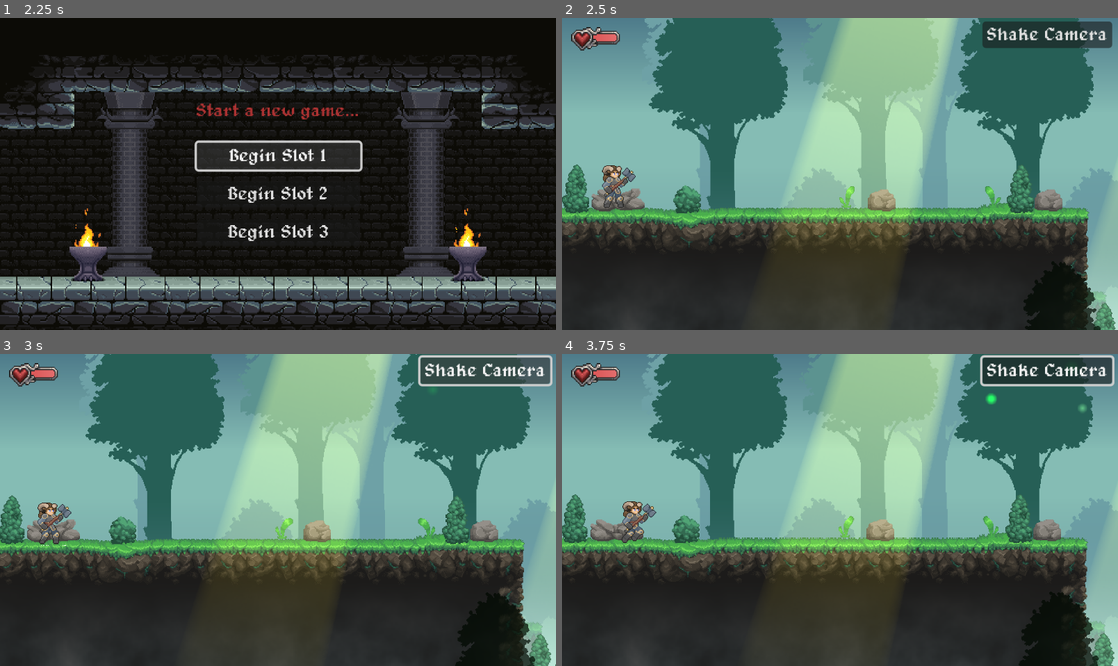
Above: before the commit, frames 1-4 (two rows, left to right).
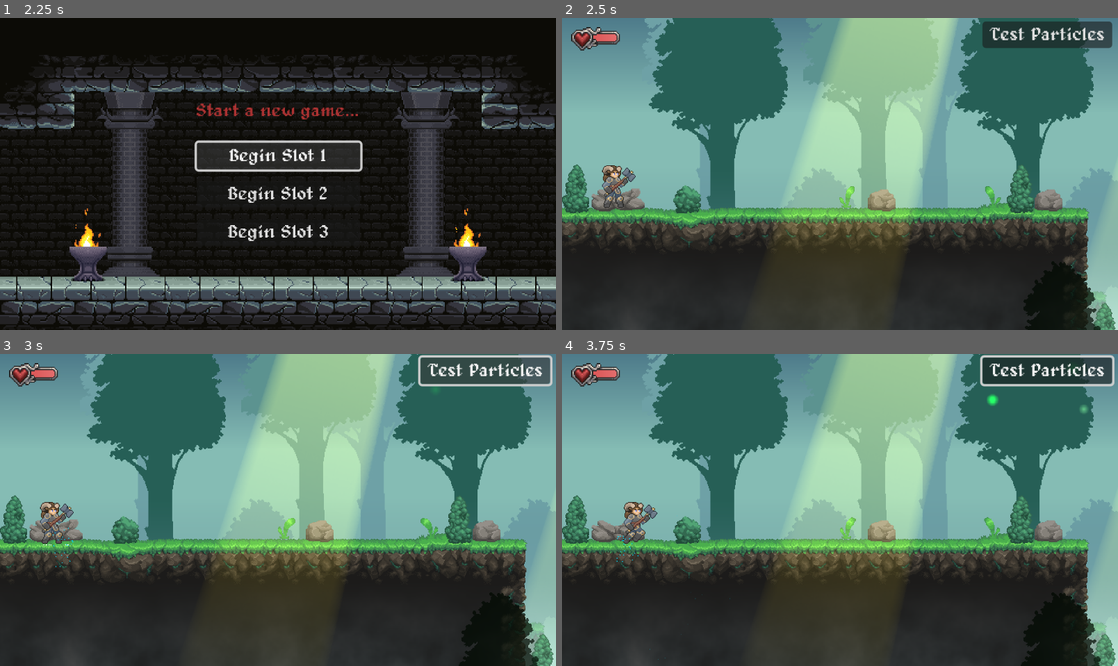
Above: after the commit, the same moments.

Repository: Wittyusername34/metroidvania-forge
Game: Godot game, scene res://title screen/title_screen.tscn
Two runs of this game, one before a commit and one after it. Both use one fixed random seed, a clock stepped at 60 frames per second and the inputs below.
Inputs (mouse positions are in pixels of both pictures, inside the frame that each line leads up to):
- Up to frame 1 (2.25 s): click "Shake Camera" (after the commit: "Test Particles") at 0.5 s; click "New Game" at 1.25 s; click "Begin Slot 1" at 2 s
- Up to frame 2 (2.5 s): no input
- Up to frame 3 (3 s): click "Shake Camera" (after the commit: "Test Particles") at 2.75 s
- Up to frame 4 (3.75 s): tap Enter at 3.5 s; move the mouse to (962, 494) at 3.52 s; hold Right (right) from 3.53 s (still down); hold S (action) from 3.53 s (still down); click (962, 494) at 3.67 s

Frame 1 is identical in both runs. In frame 2, 0.5% of the frame differs, in the area x 76-98%, y 3-8%; in frame 3, 6.8%, in the area x 0-100%, y 0-100%; in frame 4, 5.9%.

Commit message:
Progress CH 04 EP 02
Progress made following episode 2, chapter 4 of the metroidvania forge tutorial.

Diff:
--- a/00_global/player_hud/player_hud.tscn
+++ b/00_global/player_hud/player_hud.tscn
@@ -1,7 +1,8 @@
-[gd_scene load_steps=8 format=3 uid="uid://b23jjjl55rlpk"]
+[gd_scene load_steps=9 format=3 uid="uid://b23jjjl55rlpk"]
 
 [ext_resource type="Texture2D" uid="uid://evu8scigiprw" path="res://00_global/player_hud/health_bar_frame.png" id="1_hv14i"]
 [ext_resource type="Script" uid="uid://bwm71goo4gm1t" path="res://00_global/player_hud/player_hud.gd" id="1_vb1bs"]
+[ext_resource type="Resource" uid="uid://b04r0mjwn3x0r" path="res://00_global/visual_effects/hit_particle_settings/hit_magic_blue.tres" id="3_26715"]
 
 [sub_resource type="Gradient" id="Gradient_p3j8y"]
 colors = PackedColorArray(0, 0, 0, 1, 0, 0, 0, 1)
@@ -19,7 +20,7 @@
 [sub_resource type="GDScript" id="GDScript_vb1bs"]
 script/source = "extends Button
 
-
+@export var particle_settings : HitParticleSettings
 
 func _ready() -> void:
 	pressed.connect( _on_pressed )
@@ -27,8 +28,8 @@
 
 
 func _on_pressed() -> void:
-
-	VisualEffects.camera_shake( 10.0 )
+	var pos : Vector2 = get_tree().get_first_node_in_group( \"Player\" ).global_position
+	VisualEffects.hit_particles( pos, Vector2(1, 0), particle_settings )
 	pass
 "
 
@@ -88,5 +89,6 @@
 offset_top = 3.0
 offset_right = 475.0
 offset_bottom = 26.0
-text = "Shake Camera"
+text = "Test Particles"
 script = SubResource("GDScript_vb1bs")
+particle_settings = ExtResource("3_26715")
--- /dev/null
+++ b/00_global/visual_effects/hit_particle_settings.gd
@@ -0,0 +1,6 @@
+class_name HitParticleSettings extends Resource
+
+
+@export var count : int = 8
+@export var color : Color = Color.WHITE
+@export var texture : Texture2D
--- /dev/null
+++ b/00_global/visual_effects/hit_particle_settings/hit_magic_blue.tres
@@ -0,0 +1,9 @@
+[gd_resource type="Resource" script_class="HitParticleSettings" load_steps=2 format=3 uid="uid://b04r0mjwn3x0r"]
+
+[ext_resource type="Script" uid="uid://c07gr7xtt75fd" path="res://00_global/visual_effects/hit_particle_settings.gd" id="1_avoea"]
+
+[resource]
+script = ExtResource("1_avoea")
+count = 25
+color = Color(0, 0.8810417, 1.661583, 1)
+metadata/_custom_type_script = "uid://c07gr7xtt75fd"
--- /dev/null
+++ b/00_global/visual_effects/hit_particle_settings/hit_wood_large.tres
@@ -0,0 +1,13 @@
+[gd_resource type="Resource" script_class="HitParticleSettings" load_steps=4 format=3 uid="uid://d3ro3ca8qycyr"]
+
+[ext_resource type="Script" uid="uid://c07gr7xtt75fd" path="res://00_global/visual_effects/hit_particle_settings.gd" id="1_2e6ai"]
+[ext_resource type="Texture2D" uid="uid://dpm5huqp2lu0n" path="res://general/sprites/props_destructible.png" id="2_8symg"]
+
+[sub_resource type="AtlasTexture" id="AtlasTexture_4jtec"]
+atlas = ExtResource("2_8symg")
+region = Rect2(111, 6, 8, 11)
+
+[resource]
+script = ExtResource("1_2e6ai")
+texture = SubResource("AtlasTexture_4jtec")
+metadata/_custom_type_script = "uid://c07gr7xtt75fd"
--- /dev/null
+++ b/00_global/visual_effects/hit_particle_settings/hit_wood_medium.tres
@@ -0,0 +1,14 @@
+[gd_resource type="Resource" script_class="HitParticleSettings" load_steps=4 format=3 uid="uid://d148cbaa4hl20"]
+
+[ext_resource type="Script" uid="uid://c07gr7xtt75fd" path="res://00_global/visual_effects/hit_particle_settings.gd" id="1_7tl3r"]
+[ext_resource type="Texture2D" uid="uid://dpm5huqp2lu0n" path="res://general/sprites/props_destructible.png" id="2_v8i6q"]
+
+[sub_resource type="AtlasTexture" id="AtlasTexture_4jtec"]
+atlas = ExtResource("2_v8i6q")
+region = Rect2(119, 11, 6, 6)
+
+[resource]
+script = ExtResource("1_7tl3r")
+count = 12
+texture = SubResource("AtlasTexture_4jtec")
+metadata/_custom_type_script = "uid://c07gr7xtt75fd"
--- /dev/null
+++ b/00_global/visual_effects/hit_particle_settings/hit_wood_small.tres
@@ -0,0 +1,14 @@
+[gd_resource type="Resource" script_class="HitParticleSettings" load_steps=4 format=3 uid="uid://ba7ur0fxctc0n"]
+
+[ext_resource type="Script" uid="uid://c07gr7xtt75fd" path="res://00_global/visual_effects/hit_particle_settings.gd" id="1_s5ow1"]
+[ext_resource type="Texture2D" uid="uid://dpm5huqp2lu0n" path="res://general/sprites/props_destructible.png" id="2_6g073"]
+
+[sub_resource type="AtlasTexture" id="AtlasTexture_4jtec"]
+atlas = ExtResource("2_6g073")
+region = Rect2(120, 6, 4, 4)
+
+[resource]
+script = ExtResource("1_s5ow1")
+count = 18
+texture = SubResource("AtlasTexture_4jtec")
+metadata/_custom_type_script = "uid://c07gr7xtt75fd"
--- /dev/null
+++ b/00_global/visual_effects/hit_particles.gd
@@ -0,0 +1,13 @@
+class_name HitParticles extends GPUParticles2D
+
+
+func start( dir : Vector2, settings : HitParticleSettings ) -> void:
+	if settings:
+		amount = settings.count
+		modulate = settings.color
+		texture = settings.texture
+	process_material.direction = Vector3( dir.x, dir.y, 0 )
+	emitting = true
+	await finished
+	queue_free()
+	pass
--- /dev/null
+++ b/00_global/visual_effects/hit_particles.tscn
@@ -0,0 +1,29 @@
+[gd_scene load_steps=5 format=3 uid="uid://be5fcekbi4y84"]
+
+[ext_resource type="Script" uid="uid://d3celbr4yyvey" path="res://00_global/visual_effects/hit_particles.gd" id="1_3d3g4"]
+
+[sub_resource type="Curve" id="Curve_d8fvv"]
+_data = [Vector2(0.5, 1), 0.0, -0.018773897, 0, 0, Vector2(1, 0), 0.0, 0.0, 0, 0]
+point_count = 2
+
+[sub_resource type="CurveTexture" id="CurveTexture_3d3g4"]
+curve = SubResource("Curve_d8fvv")
+
+[sub_resource type="ParticleProcessMaterial" id="ParticleProcessMaterial_22que"]
+particle_flag_disable_z = true
+emission_shape = 3
+emission_box_extents = Vector3(8, 8, 1)
+spread = 90.0
+initial_velocity_min = 75.0
+initial_velocity_max = 150.0
+gravity = Vector3(0, 200, 0)
+alpha_curve = SubResource("CurveTexture_3d3g4")
+
+[node name="HitParticles" type="GPUParticles2D"]
+z_index = 2
+emitting = false
+one_shot = true
+explosiveness = 0.9
+randomness = 1.0
+process_material = SubResource("ParticleProcessMaterial_22que")
+script = ExtResource("1_3d3g4")
--- a/00_global/visual_effects/visual_effects.gd
+++ b/00_global/visual_effects/visual_effects.gd
@@ -2,6 +2,7 @@
 extends Node
 
 const DUST_EFFECT = preload("uid://bdeirhy1k01kf")
+const HIT_PARTICLES = preload("uid://be5fcekbi4y84")
 
 signal camera_shook( strength )
 
@@ -35,7 +36,11 @@
 
 
 
-func hit_particles() -> void:
+func hit_particles( pos : Vector2, dir : Vector2, settings : HitParticleSettings ) -> void:
+	var p : HitParticles = HIT_PARTICLES.instantiate()
+	add_child( p )
+	p.global_position = pos
+	p.start( dir, settings )
 	pass
 
 
Not shown, added: 00_global/visual_effects/hit_particle_settings.gd.uid
Not shown, added: 00_global/visual_effects/hit_particles.gd.uid
